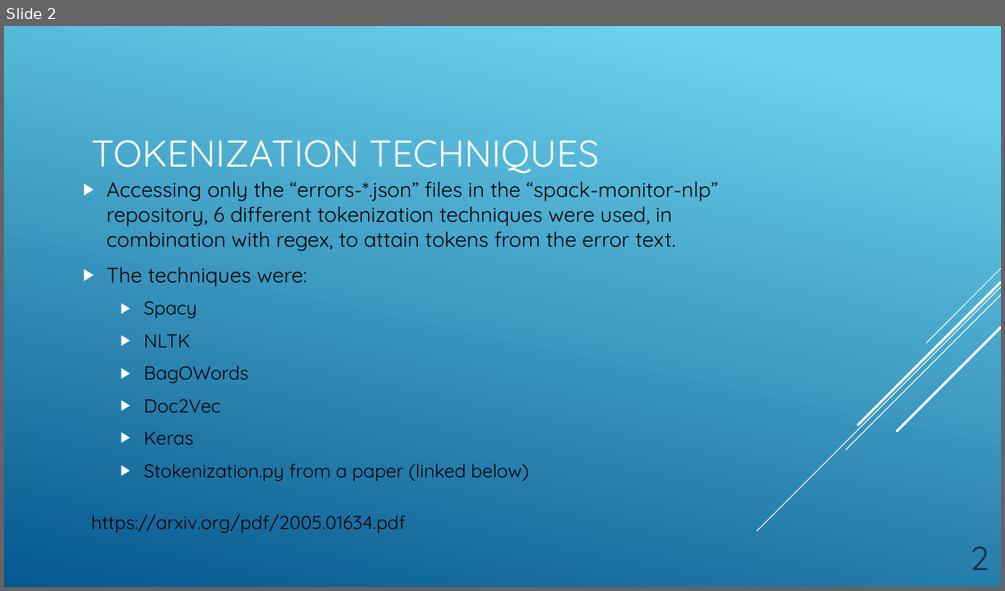
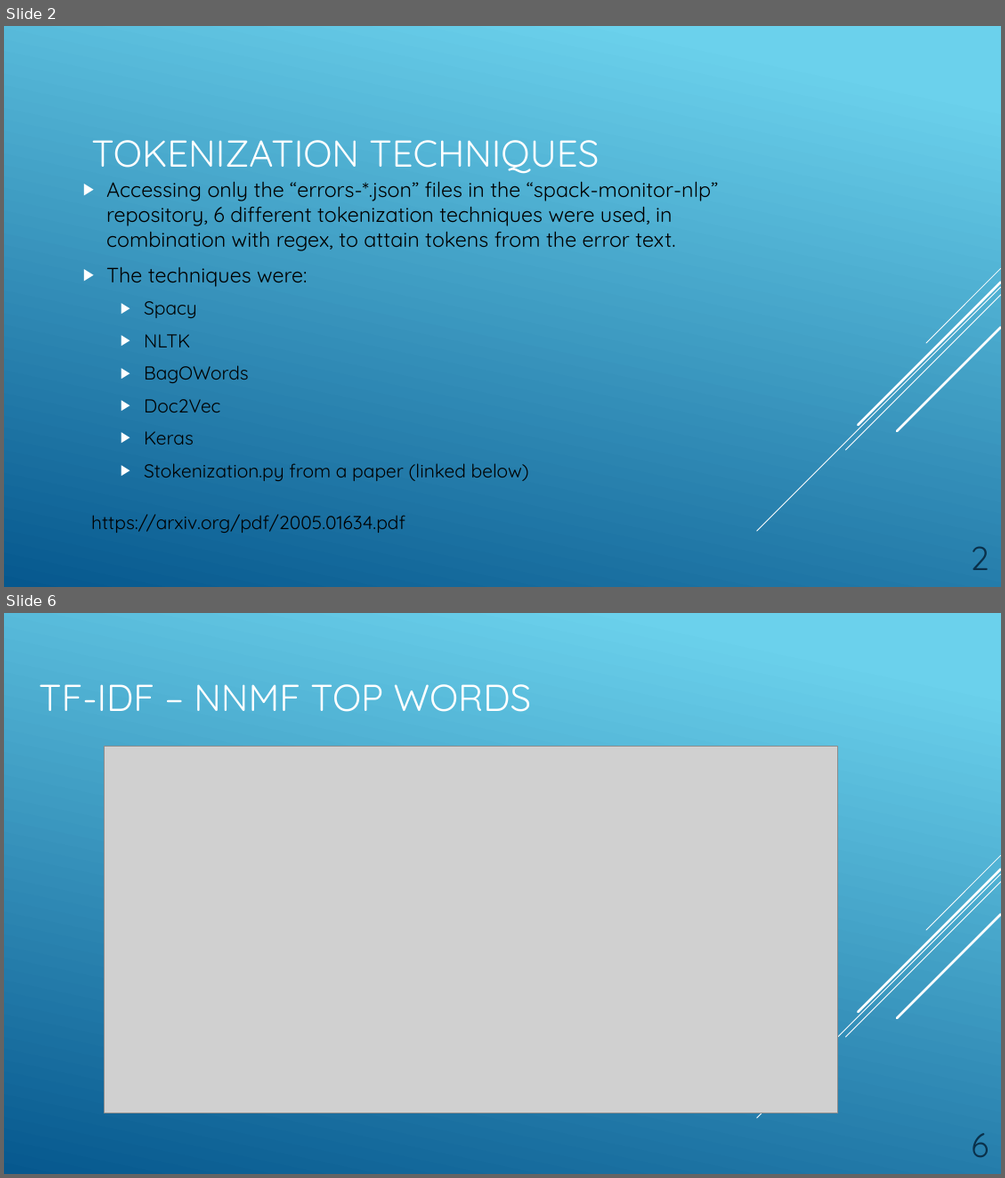
Before and after one commit to TimJN17/spack-monitor-nlp, a slide deck: spacy-tokens/tokenization_presentation_deck.pptx. Shown one above the other, each under a label of ours: slide 2 before the commit, slides 2 and 6 after it; the slides between them are not shown. The pictures are 1005x591 and 1005x1178 pixels, drawn with LibreOffice and Linux fonts; fonts in the diff are those of the drawing; grey boxes stand for pictures. Boxes give left, top, right and bottom in pixels: in the first picture for what was removed or moved away, otherwise in the second. Text is boxed around its words. In the diff, an @@ line names an element or a change of style, - is before the commit and + after.

```diff
--- a/spacy-tokens/tokenization_presentation_deck.pptx
+++ b/spacy-tokens/tokenization_presentation_deck.pptx
@@ slide 6 added at (4, 613, 1001, 1174), background gradient #6ED2EB to #06588E; not listed: 5 template elements that a slide beside it also shows @@
@@ title added at (39, 684, 531, 712), 36 pt, text #FFFFFF @@
+TF-IDF – NNMF TOP WORDS
@@ picture added at (105, 747, 838, 1112) @@
@@ page number added at (971, 1133, 988, 1157), 32 pt, text #0A304A @@
+6
```
Also in this commit, not shown: 4 slides changed, 1 other slide added, 8 other files.
